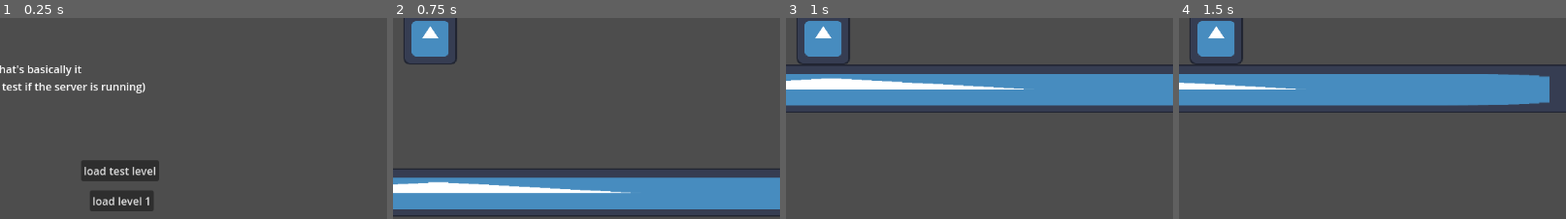
Above: before the commit, frames 1-4 (left to right).
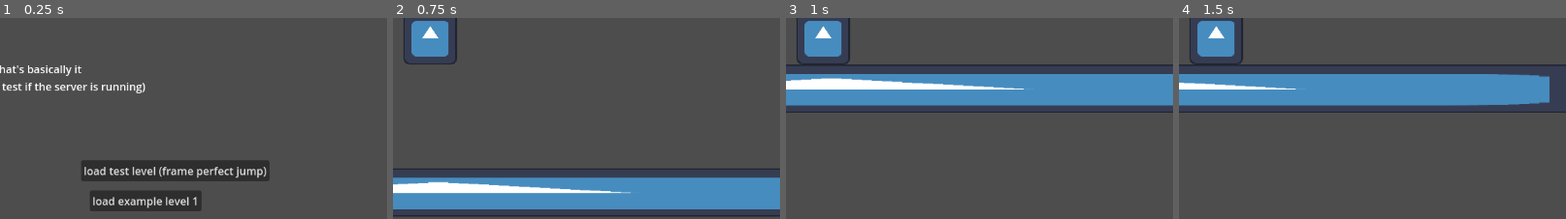
Above: after the commit, the same moments.

Repository: TheMammothManRemastered/Project5
Game: Godot game, scene res://scenes/objects/titlescreen.tscn
The game is run twice, just before and just after one commit, with the same random seed, the same clock (stepped at 60 frames per second) and the same inputs. The engine's default icon, where the game draws it, is replaced by a stand-in: a white triangle on a blue panel in a dark square.
Inputs:
- Up to frame 1 (0.25 s): no input
- Up to frame 2 (0.75 s): click "load test level" (after the commit: "load test level (frame perfec…") at 0.5 s
- Up to frame 3 (1 s): no input
- Up to frame 4 (1.5 s): tap Enter at 1.25 s; hold D (player_right) from 1.28 s (still down)
The pictures show only the part of the screen within x 45-95%, y 49-99%; the shares and areas given below are measured in that part.

The runs differ from the first frame. In frame 1, 4.2% of the frame differs, in the area x 30-70%, y 70-97%; in frame 2, nothing differs; in frame 3, nothing differs; in frame 4, nothing differs.

Commit message:
changed some text on the titlescreen

Diff:
--- a/scenes/objects/titlescreen.tscn
+++ b/scenes/objects/titlescreen.tscn
@@ -34,14 +34,14 @@
 offset_top = 183.0
 offset_right = 147.0
 offset_bottom = 214.0
-text = "load test level"
+text = "load test level (frame perfect jump)"
 
 [node name="Button2" type="Button" parent="."]
 offset_left = 78.0
 offset_top = 228.0
 offset_right = 173.0
 offset_bottom = 259.0
-text = "load level 1"
+text = "load example level 1"
 
 [connection signal="pressed" from="Button" to="." method="load_test_level"]
 [connection signal="pressed" from="Button2" to="." method="load_level_one"]
